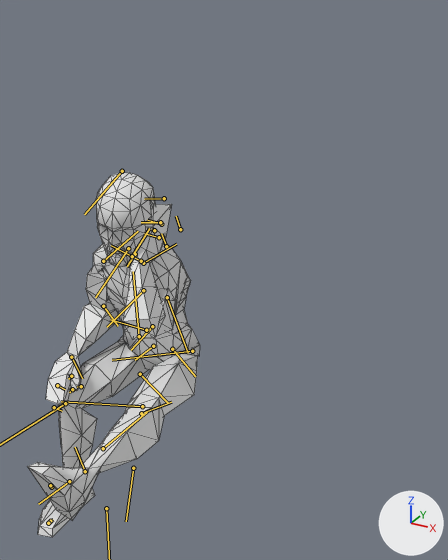
An edit to the FBX model media/anims_X/normal/TTRP_One-leg-up-one-down.fbx, drawn before and after from the same camera.
The view is the same before and after, from a camera (50 mm lens) standing at (0.774, -0.898, 1.07) and looking at (0.204, 0.139, 0.551). Lighting does not change. The marker at lower right points along +X, +Y and +Z. Both versions are drawn at frame 1 of the action 'TTRP_One-leg-up-one-down'; the numbers are the values there. The bones that bend it are drawn over the model as lines. Mesh edges are drawn as thin lines. Materials are left out; every surface is plain grey.

Names of what the first picture shows: 'Body_NoDress'.
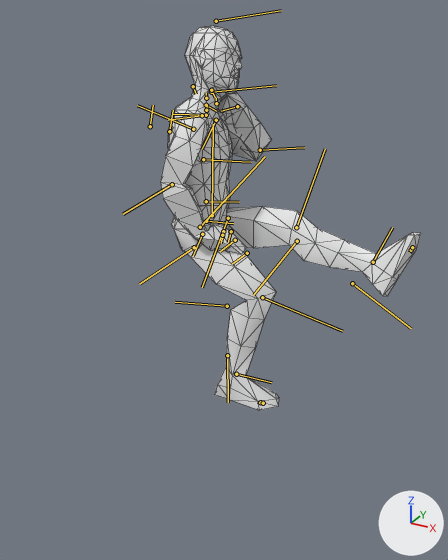
Location of each change, [x1, y1, x2, y2] in pixels of the pictures (448 x 560 px):
'Body_NoDress', posed (50% wider)
    before: [27, 173, 200, 537]
    after: [161, 26, 421, 410]
bone 'Bip01_Pelvis', root to tip
    before: (153, 346) to (135, 360)
    after: (206, 221) to (233, 223)
bone 'Bip01_Spine', root to tip
    before: (152, 326) to (131, 350)
    after: (206, 201) to (239, 202)
bone 'Bip01_L_Thigh', root to tip
    before: (192, 351) to (112, 360)
    after: (212, 215) to (213, 124)
bone 'Bip01_L_Calf', root to tip
    before: (142, 406) to (61, 401)
    after: (296, 227) to (325, 149)
bone 'Bip01_L_Foot', root to tip
    before: (85, 471) to (75, 447)
    after: (373, 262) to (392, 227)
bone 'Bip01_R_Thigh', root to tip
    before: (139, 336) to (133, 271)
    after: (200, 227) to (265, 156)
bone 'Bip01_R_Foot', root to tip
    before: (69, 481) to (38, 504)
    after: (236, 374) to (271, 382)
bone 'Bip01_Spine1', root to tip
    before: (143, 290) to (107, 327)
    after: (203, 159) to (251, 162)
bone 'Bip01_Head', root to tip
    before: (128, 248) to (95, 297)
    after: (211, 92) to (276, 85)
bone 'Bip01_L_Clavicle', root to tip
    before: (143, 263) to (176, 244)
    after: (206, 115) to (172, 114)
bone 'Bip01_L_UpperArm', root to tip
    before: (167, 297) to (188, 353)
    after: (216, 120) to (202, 149)
bone 'Bip01_L_Forearm', root to tip
    before: (146, 330) to (110, 319)
    after: (260, 150) to (304, 147)
bone 'Bip01_L_Hand', root to tip
    before: (141, 261) to (111, 245)
    after: (237, 106) to (221, 111)
bone 'Bip01_L_Finger0', root to tip
    before: (159, 237) to (144, 233)
    after: (216, 103) to (216, 98)
bone 'Bip01_L_Finger1', root to tip
    before: (160, 222) to (141, 222)
    after: (211, 90) to (215, 97)
bone 'Bip01_R_Clavicle', root to tip
    before: (132, 256) to (149, 228)
    after: (202, 115) to (168, 120)
bone 'Bip01_R_UpperArm', root to tip
    before: (103, 261) to (138, 231)
    after: (193, 129) to (137, 105)
bone 'Bip01_R_Forearm', root to tip
    before: (103, 306) to (118, 326)
    after: (172, 184) to (123, 214)
bone 'Bip01_R_Hand', root to tip
    before: (71, 357) to (82, 378)
    after: (202, 234) to (193, 256)
bone 'Bip01_R_Finger0', root to tip
    before: (71, 376) to (68, 379)
    after: (223, 231) to (221, 243)
bone 'Bip01_R_Finger1', root to tip
    before: (57, 385) to (65, 389)
    after: (235, 240) to (220, 251)

What the commit changed:
Bone 'Bip01_Pelvis' (bone_bip01_pelvis) moves from (-17.5, -13.9, 0.8) to (5.5, -40.9, -0.2).
Bone 'Bip01_Pelvis' (bone_bip01_pelvis) turns from (0, 0, 0) to (104, 1, -2) degrees about its own x, y and z.
Bone 'Bip01_Spine' (bone_bip01_spine) turns from (-1, 0, 18) to (0, 0, 0) degrees about its own x, y and z.
Bone 'Bip01_L_Thigh' (bone_bip01_l_thigh) moves from (1.6, -1.2, -3.2) to (0.0, 0.0, 0.0).
Bone 'Bip01_L_Thigh' (bone_bip01_l_thigh) turns from (102, 9, 110) to (-8, -11, 94) degrees about its own x, y and z.
Bone 'Bip01_L_Calf' (bone_bip01_l_calf) turns from (-7, 0, 5) to (0, 0, -12) degrees about its own x, y and z.
Bone 'Bip01_L_Foot' (bone_bip01_l_foot) turns from (-114, -12, 8) to (-19, -7, -8) degrees about its own x, y and z.
Bone 'Bip01_R_Thigh' (bone_bip01_r_thigh) turns from (-8, -10, 91) to (0, -12, 53) degrees about its own x, y and z.
Bone 'Bip01_R_Calf' (bone_bip01_r_calf) turns from (-3, 17, -61) to (0, 0, -59) degrees about its own x, y and z.
Bone 'Bip01_R_Foot' (bone_bip01_r_foot) turns from (3, -4, -8) to (-1, 10, 4) degrees about its own x, y and z.
Bone 'Bip01_Spine1' (bone_bip01_spine1) turns from (-9, -14, 18) to (-2, -3, 11) degrees about its own x, y and z.
Bone 'Bip01_Head' (bone_bip01_head) turns from (21, 9, -25) to (-13, -18, -14) degrees about its own x, y and z.
Bone 'Bip01_L_Clavicle' (bone_bip01_l_clavicle) turns from (-3, 28, -15) to (0, 12, 0) degrees about its own x, y and z.
Bone 'Bip01_L_UpperArm' (bone_bip01_l_upperarm) turns from (-35, -55, -77) to (-31, 12, -80) degrees about its own x, y and z.
Bone 'Bip01_L_Forearm' (bone_bip01_l_forearm) turns from (0, 0, -116) to (0, 0, -128) degrees about its own x, y and z.
Bone 'Bip01_L_Hand' (bone_bip01_l_hand) turns from (0, 3, -49) to (3, 60, -38) degrees about its own x, y and z.
Bone 'Bip01_L_Finger0' (bone_bip01_l_finger0) turns from (0, -13, 17) to (14, -30, 14) degrees about its own x, y and z.
Bone 'Bip01_L_Finger1' (bone_bip01_l_finger1) turns from (-13, 0, 12) to (4, 3, 38) degrees about its own x, y and z.
Bone 'Bip01_R_Clavicle' (bone_bip01_r_clavicle) turns from (2, -31, -16) to (9, -17, -5) degrees about its own x, y and z.
Bone 'Bip01_R_UpperArm' (bone_bip01_r_upperarm) turns from (41, -40, -38) to (-30, -57, 20) degrees about its own x, y and z.
Bone 'Bip01_R_Forearm' (bone_bip01_r_forearm) turns from (0, 0, -51) to (0, 0, -41) degrees about its own x, y and z.
Bone 'Bip01_R_Hand' (bone_bip01_r_hand) turns from (-80, -32, 7) to (-80, -50, 12) degrees about its own x, y and z.
Bone 'Bip01_R_Finger0' (bone_bip01_r_finger0) turns from (-4, 7, 26) to (0, 0, 0) degrees about its own x, y and z.
Bone 'Bip01_R_Finger1' (bone_bip01_r_finger1) turns from (-8, 0, 21) to (-6, 14, 23) degrees about its own x, y and z.
